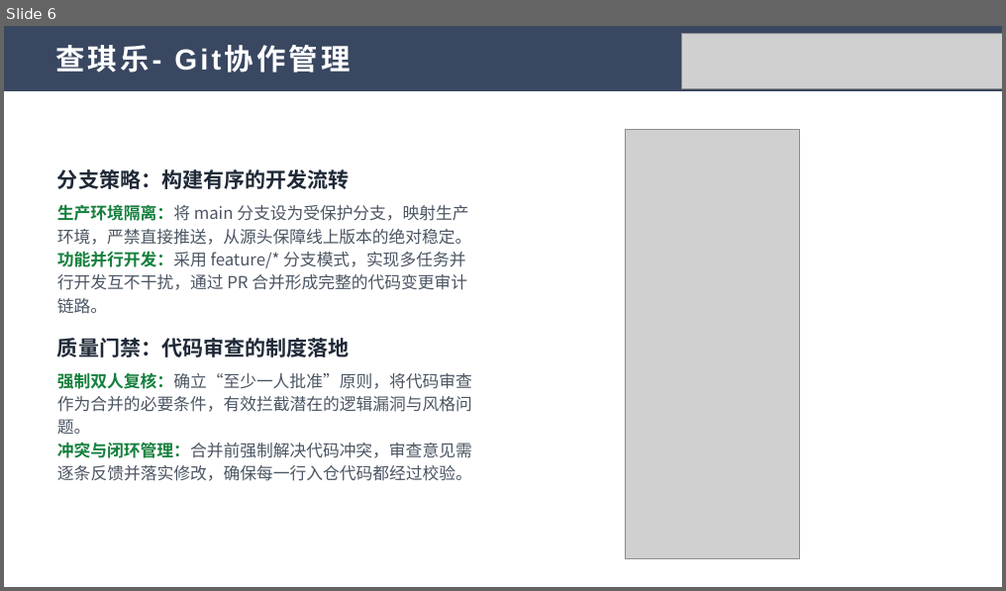
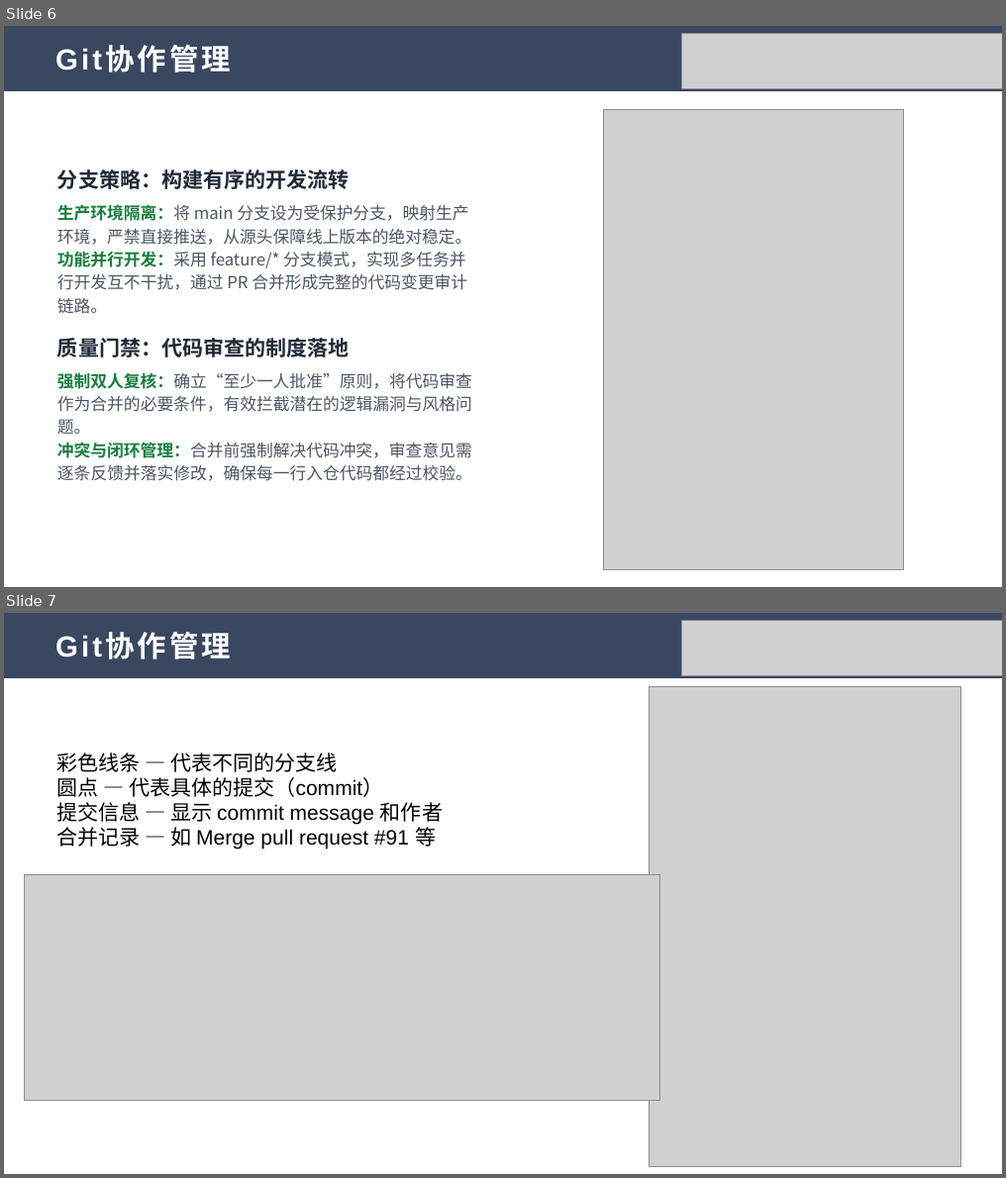
Before and after one commit to iconle/kaiyuan_soft, a slide deck: PPT/开源软件通识-第十八周汇报.pptx. Shown one above the other, each under a label of ours: slide 6 before the commit, slides 6 and 7 after it. The pictures are 1006x591 and 1006x1178 pixels, drawn with LibreOffice and Linux fonts; fonts in the diff are those of the drawing; grey boxes stand for pictures. Boxes give left, top, right and bottom in pixels: in the first picture for what was removed or moved away, otherwise in the second. Text is boxed around its words. In the diff, an @@ line names an element or a change of style, - is before the commit and + after.

```diff
--- a/PPT/开源软件通识-第十八周汇报.pptx
+++ b/PPT/开源软件通识-第十八周汇报.pptx
@@ slide 7 added at [4,613,1002,1174], background #FFFFFF; not listed: 1 template element that a slide beside it also shows @@
@@ title added at [50,629,724,666], 28 pt, text #FFFFFF, bold @@
+Git协作管理
@@ picture added at [682,621,1002,676] @@
@@ picture added at [649,687,961,1167] @@
@@ text added at [57,753,443,850], 20 pt, text #000000 @@
+彩色线条 — 代表不同的分支线
+圆点 — 代表具体的提交（commit）
+提交信息 — 显示 commit message 和作者
+合并记录 — 如 Merge pull request #91 等
@@ picture added at [25,875,659,1100] @@
@@ slide 6 changed as well @@
@@ title at [55,45,149,73]: text changed @@
-查琪乐- Git协作管理
+Git协作管理
@@ picture: place and size @@
-picture at [625,130,799,560]
+picture at [604,110,903,570]
```
Also in this commit, not shown: 6 other slides changed, 1 other slide added, 2 other files.
